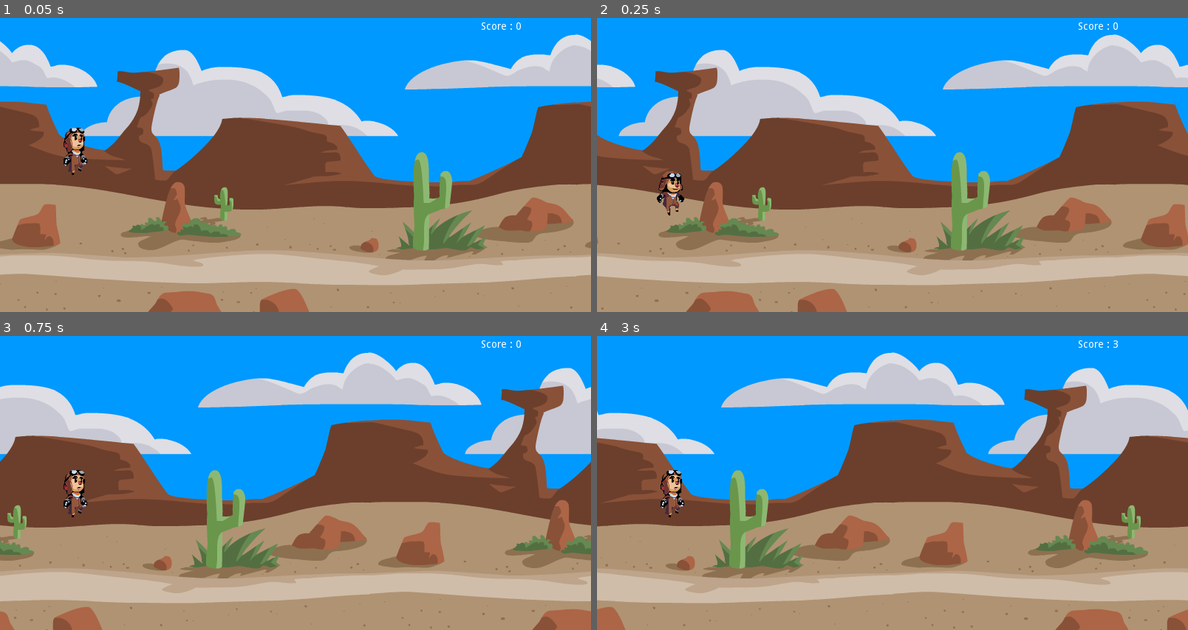
Above: before the commit, frames 1-4 (two rows, left to right).
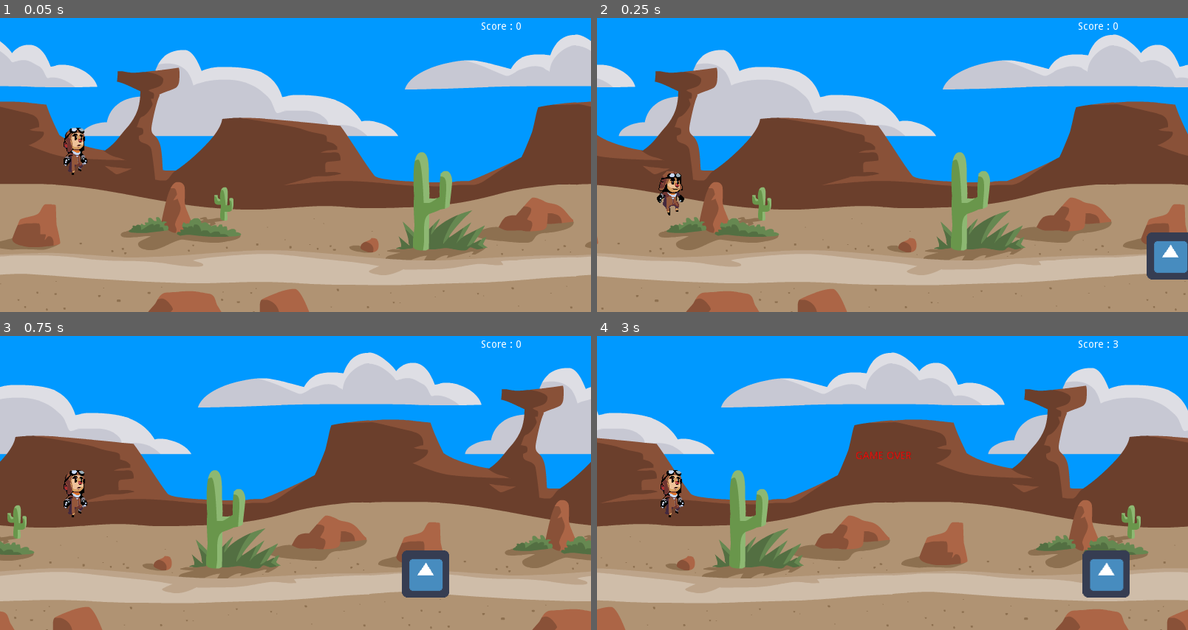
Above: after the commit, the same moments.

Repository: achmaddzaki/dinodron
Game: Godot game, scene res://Dinodron.tscn
Two runs of this game, one before a commit and one after it. Both use one fixed random seed, a clock stepped at 60 frames per second and the inputs below. The engine's default icon, where the game draws it, is replaced by a stand-in: a white triangle on a blue panel in a dark square.
Inputs:
- Up to frame 1 (0.05 s): no input
- Up to frame 2 (0.25 s): no input
- Up to frame 3 (0.75 s): hold Up (ui_up) from 0.53 s (still down)
- Up to frame 4 (3 s): release Up (ui_up) at 2.03 s; hold Up (ui_up) from 2.78 s (still down)

Frame 1 is identical in both runs. In frame 2, 1.1% of the frame differs, in the area x 93-100%, y 72-89%; in frame 3, 1.3%; in frame 4, 1.4%, in the area x 43-91%, y 39-89%.

Commit message:
# Add Obstacles and Game Over Text

Diff:
--- a/Dinodron.tscn
+++ b/Dinodron.tscn
@@ -1,17 +1,18 @@
-[gd_scene load_steps=16 format=2]
+[gd_scene load_steps=18 format=2]
 
 [ext_resource path="res://bgslider.gd" type="Script" id=1]
 [ext_resource path="res://RichTextLabel.gd" type="Script" id=2]
 [ext_resource path="res://KinematicBody2D.gd" type="Script" id=3]
-[ext_resource path="res://Sprites/Player/Jump0.png" type="Texture" id=4]
-[ext_resource path="res://Sprites/Player/Jump1.png" type="Texture" id=5]
-[ext_resource path="res://Sprites/Player/Run0.png" type="Texture" id=6]
-[ext_resource path="res://Sprites/Player/Run1.png" type="Texture" id=7]
-[ext_resource path="res://Sprites/Player/Run2.png" type="Texture" id=8]
-[ext_resource path="res://Sprites/Player/Run3.png" type="Texture" id=9]
-[ext_resource path="res://Sprites/Player/Run4.png" type="Texture" id=10]
-[ext_resource path="res://Sprites/Player/Run7.png" type="Texture" id=11]
+[ext_resource path="res://Sprites/Player/Run0.png" type="Texture" id=4]
+[ext_resource path="res://Sprites/Player/Run1.png" type="Texture" id=5]
+[ext_resource path="res://Sprites/Player/Run2.png" type="Texture" id=6]
+[ext_resource path="res://Sprites/Player/Run3.png" type="Texture" id=7]
+[ext_resource path="res://Sprites/Player/Run4.png" type="Texture" id=8]
+[ext_resource path="res://Sprites/Player/Run7.png" type="Texture" id=9]
+[ext_resource path="res://Sprites/Player/Jump1.png" type="Texture" id=10]
+[ext_resource path="res://Sprites/Player/Jump0.png" type="Texture" id=11]
 [ext_resource path="res://bg.png" type="Texture" id=12]
+[ext_resource path="res://icon.png" type="Texture" id=13]
 
 [sub_resource type="CapsuleShape2D" id=1]
 radius = 32.1974
@@ -19,38 +20,70 @@
 
 [sub_resource type="SpriteFrames" id=2]
 animations = [ {
-"frames": [ ExtResource( 4 ) ],
+"frames": [ ExtResource( 4 ), ExtResource( 5 ), ExtResource( 6 ), ExtResource( 7 ), ExtResource( 8 ), ExtResource( 9 ) ],
 "loop": true,
-"name": "JumpUp",
-"speed": 5.0
+"name": "Run",
+"speed": 10.0
 }, {
-"frames": [ ExtResource( 5 ) ],
+"frames": [ ExtResource( 10 ) ],
 "loop": true,
 "name": "JumpDown",
 "speed": 5.0
 }, {
-"frames": [ ExtResource( 6 ), ExtResource( 7 ), ExtResource( 8 ), ExtResource( 9 ), ExtResource( 10 ), ExtResource( 11 ) ],
+"frames": [ ExtResource( 11 ) ],
 "loop": true,
-"name": "Run",
-"speed": 10.0
+"name": "JumpUp",
+"speed": 5.0
 } ]
 
 [sub_resource type="RectangleShape2D" id=3]
 extents = Vector2( 400, 25.14 )
 
+[sub_resource type="CircleShape2D" id=4]
+radius = 24.0776
+
 [node name="world" type="Node2D"]
 script = ExtResource( 1 )
+__meta__ = {
+"_edit_lock_": true
+}
 
 [node name="RichTextLabel" type="RichTextLabel" parent="."]
+light_mask = 8
 margin_left = 651.0
 margin_top = 6.0
 margin_right = 776.0
 margin_bottom = 46.0
 script = ExtResource( 2 )
 
+[node name="LabelContainer" type="Node2D" parent="."]
+visible = false
+position = Vector2( 387.705, 166.159 )
+__meta__ = {
+"_edit_group_": true
+}
+
+[node name="Label" type="Label" parent="LabelContainer"]
+modulate = Color( 1, 0, 0, 1 )
+anchor_left = 0.5
+anchor_top = 0.5
+anchor_right = 0.5
+anchor_bottom = 0.5
+margin_left = -68.0
+margin_top = -9.0
+margin_right = 68.0
+margin_bottom = 9.0
+size_flags_stretch_ratio = 0.0
+text = "Game Over"
+align = 1
+uppercase = true
+percent_visible = -0.125
+max_lines_visible = 1
+
 [node name="KinematicBody2D" type="KinematicBody2D" parent="."]
 position = Vector2( 101.117, 178.918 )
 z_index = 1
+collision_layer = 0
 script = ExtResource( 3 )
 __meta__ = {
 "_edit_group_": true
@@ -63,13 +96,13 @@
 
 [node name="AnimatedSprite" type="AnimatedSprite" parent="KinematicBody2D"]
 frames = SubResource( 2 )
-animation = "Run"
-frame = 4
+animation = "JumpDown"
 playing = true
 
 [node name="background" type="Node" parent="."]
 
 [node name="bg0" type="Sprite" parent="background"]
+editor/display_folded = true
 z_index = -1
 texture = ExtResource( 12 )
 centered = false
@@ -120,3 +153,45 @@
 [node name="CollisionShape2D" type="CollisionShape2D" parent="background/bg2/StaticBody2D3"]
 position = Vector2( 1600, -25.27 )
 shape = SubResource( 3 )
+
+[node name="obstacle0" type="Sprite" parent="background"]
+light_mask = 4
+position = Vector2( -40.121, 189.054 )
+texture = ExtResource( 13 )
+__meta__ = {
+"_edit_group_": true
+}
+
+[node name="Area2D" type="Area2D" parent="background/obstacle0"]
+
+[node name="CollisionShape2D" type="CollisionShape2D" parent="background/obstacle0/Area2D"]
+shape = SubResource( 4 )
+
+[node name="obstacle1" type="Sprite" parent="background"]
+light_mask = 4
+position = Vector2( -71.0791, 254.128 )
+texture = ExtResource( 13 )
+__meta__ = {
+"_edit_group_": true
+}
+
+[node name="Area2D" type="Area2D" parent="background/obstacle1"]
+
+[node name="CollisionShape2D" type="CollisionShape2D" parent="background/obstacle1/Area2D"]
+shape = SubResource( 4 )
+
+[node name="obstacle2" type="Sprite" parent="background"]
+light_mask = 4
+position = Vector2( -130.545, 323.846 )
+texture = ExtResource( 13 )
+__meta__ = {
+"_edit_group_": true
+}
+
+[node name="Area2D" type="Area2D" parent="background/obstacle2"]
+
+[node name="CollisionShape2D" type="CollisionShape2D" parent="background/obstacle2/Area2D"]
+shape = SubResource( 4 )
+[connection signal="body_entered" from="background/obstacle0/Area2D" to="KinematicBody2D" method="_on_Area2D_body_entered"]
+[connection signal="body_entered" from="background/obstacle1/Area2D" to="KinematicBody2D" method="_on_Area2D_body_entered"]
+[connection signal="body_entered" from="background/obstacle2/Area2D" to="KinematicBody2D" method="_on_Area2D_body_entered"]
--- a/KinematicBody2D.gd
+++ b/KinematicBody2D.gd
@@ -18,3 +18,9 @@
 
 	currentposition = move_and_slide(currentposition, Vector2.UP)
 	pass
+
+func _on_Area2D_body_entered(body):
+	print("enter")
+	var label = get_node("../LabelContainer")
+	label.visible = true
+	pass # Replace with function body.
--- a/bgslider.gd
+++ b/bgslider.gd
@@ -1,18 +1,53 @@
 extends Node2D
 
 var bgs = Array()
+var obstacles = Array()
+var moving_obstacles = Array()
 const bg_width = 800
 const speed = 400
 
 func _ready():
 	bgs = $background.get_children();
+	obstacles = bgs.duplicate()
+	obstacles.pop_front()
+	obstacles.pop_front()
+	obstacles.pop_front()
+	bgs.pop_back()
+	bgs.pop_back()
+	bgs.pop_back()
 	pass
 
 func _process(delta):
+# Backgrounds
 	for i in range(bgs.size()):
 		var vctr = bgs[i].get_position()
 		vctr.x -= delta * speed
 		if(vctr.x < -bg_width + (-bg_width * i)):
 			vctr.x += bg_width * bgs.size()
 		bgs[i].set_position(vctr)
+
+# Obstacles
+	var rnd = rand_range(1,100)
+
+	if(moving_obstacles.size() > 0):
+		for i in range(moving_obstacles.size()):
+			var vctr = moving_obstacles[i].get_position()
+			if(vctr.x > -100):
+				vctr.x -= delta * speed
+				moving_obstacles[i].set_position(vctr)
+			else:
+				moving_obstacles.remove(i)
+	else:
+		var obstacle
+		if(rnd < 10):
+			obstacle = obstacles[0]
+		elif(rnd < 20):
+			obstacle = obstacles[1]
+		else:
+			obstacle = obstacles[2]
+
+		var vctr = obstacle.get_position()
+		vctr.x += bg_width + 200
+		obstacle.set_position(vctr)
+		moving_obstacles.push_back(obstacle)
 	pass
